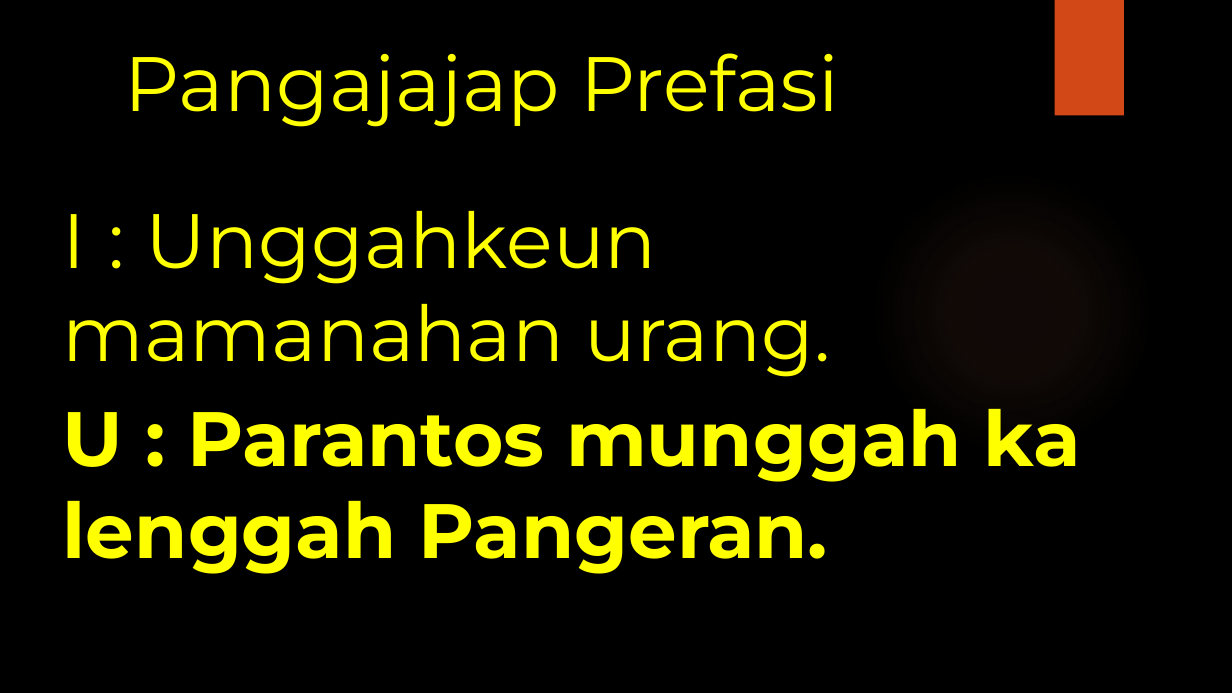
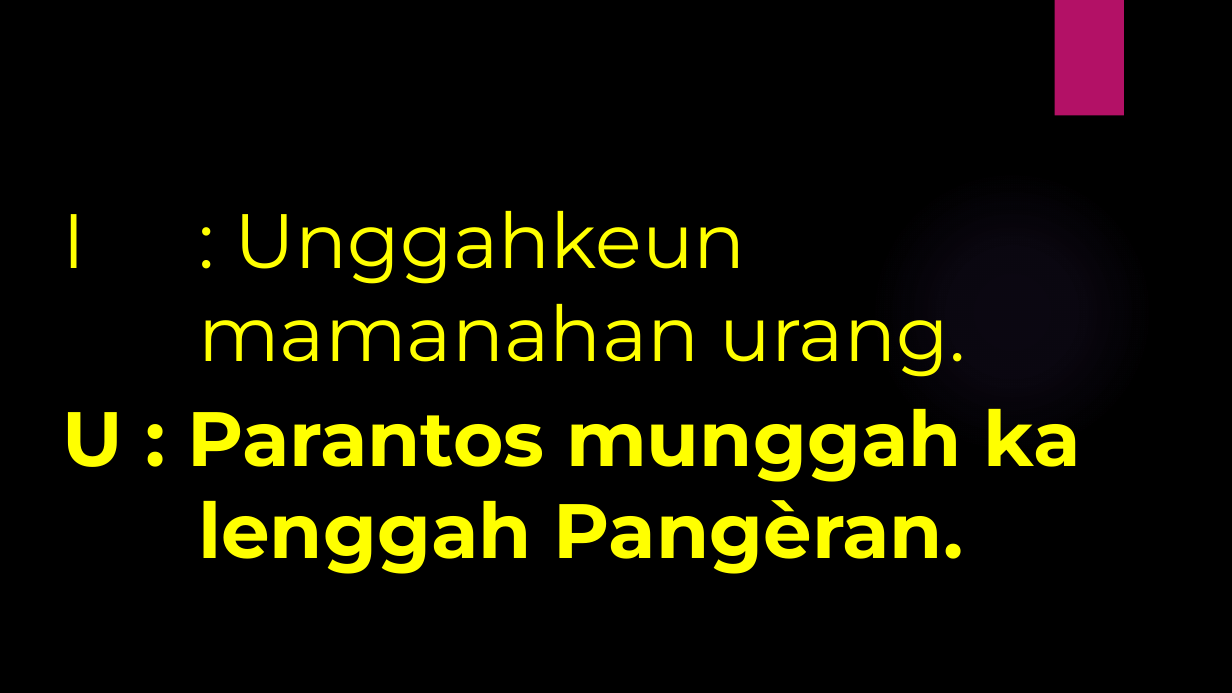
Before and after one commit to laurensius/Slide_Misa_KRC, a slide deck: slide 40 of 2020 12 tanggal 12- 13/Slide Misa Bahasa Sunda.pptx. Drawn at 1232x693 pixels with LibreOffice and Linux fonts; fonts in the diff are those of the drawing; background and template pictures are left out. Boxes give left, top, right and bottom in pixels: in the first picture for what was removed or moved away, otherwise in the second. Text is boxed around its words. In the diff, an @@ line names an element or a change of style, - is before the commit and + after.

```diff
--- a/2020 12 tanggal 12- 13/Slide Misa Bahasa Sunda.pptx
+++ b/2020 12 tanggal 12- 13/Slide Misa Bahasa Sunda.pptx
@@ rectangle at [1055,0,1124,116]: fill #D34817 to #B31166 @@
@@ title removed at [125,53,839,127] @@
-Pangajajap Prefasi
@@ ellipse at [870,169,1154,454]: fill gradient #EF8C6A to gradient #9B6BF2 @@
@@ text at [63,211,966,377]: indent changed @@
@@ text at [63,409,1082,574]: text changed @@
-U : Parantos munggah ka lenggah Pangeran.
+U : Parantos munggah ka lenggah Pangèran.
```
Also in this commit, not shown: 55 other slides changed, 1 slide added, 1 slide removed, 1 other file.
